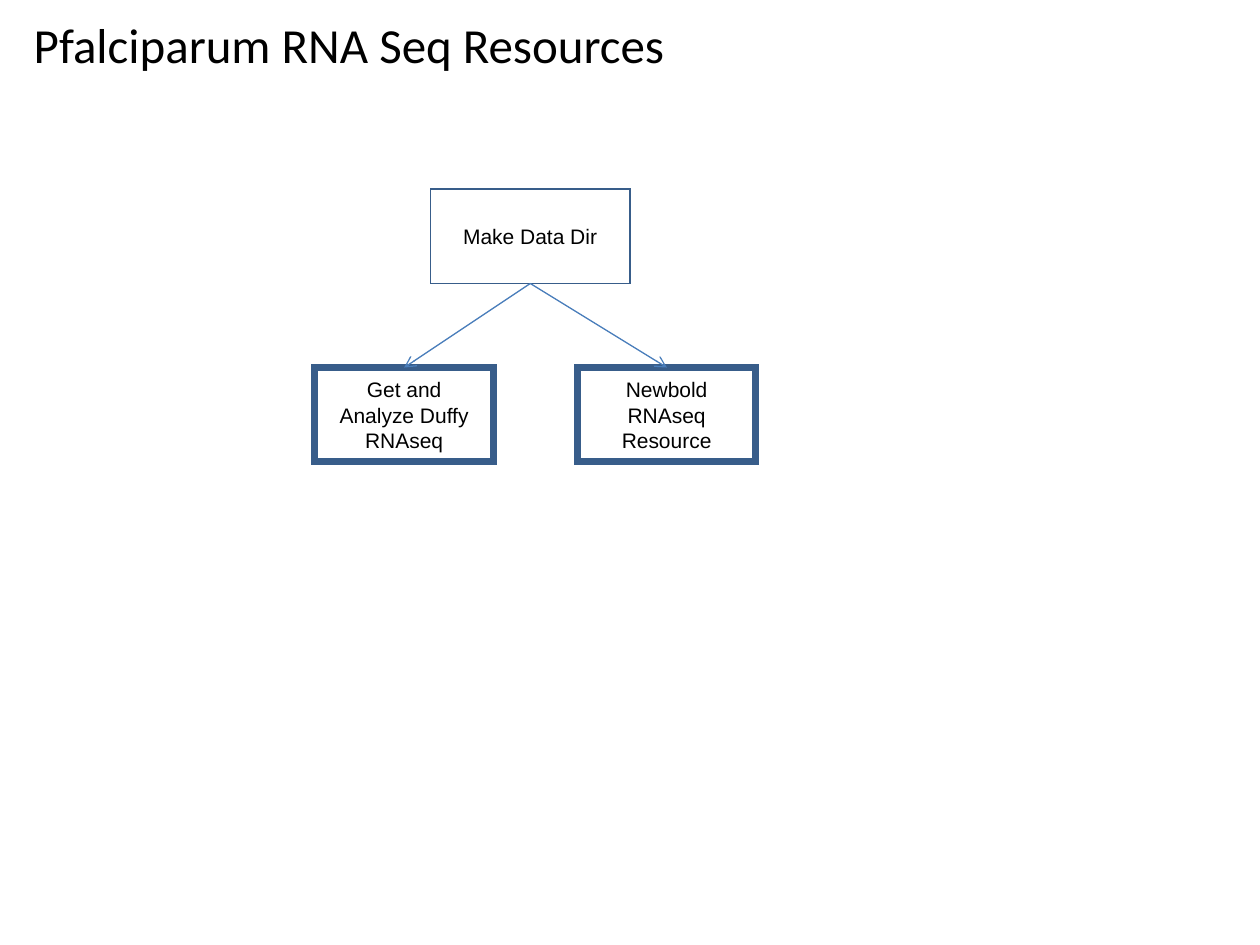
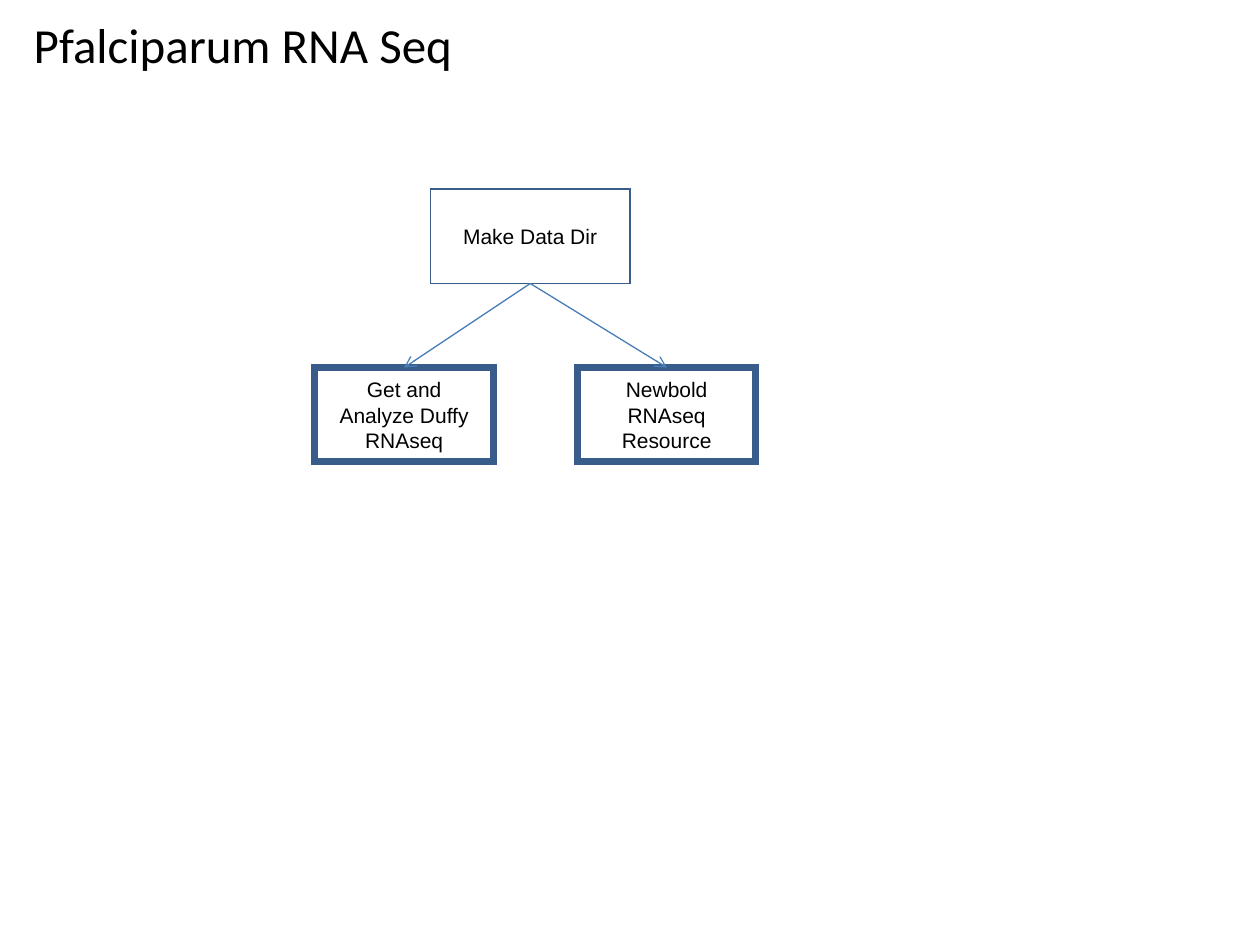
Before and after one commit to VEuPathDB/ApiCommonWorkflow, a slide deck: slide 17 of Main/doc/IntegratedWorkflow.ppt (slide 16 before the commit). Drawn at 1260x945 pixels with LibreOffice and Linux fonts; fonts in the diff are those of the drawing. Boxes give left, top, right and bottom in pixels: in the first picture for what was removed or moved away, otherwise in the second. Text is boxed around its words. In the diff, an @@ line names an element or a change of style, - is before the commit and + after.

```diff
--- a/Main/doc/IntegratedWorkflow.ppt
+++ b/Main/doc/IntegratedWorkflow.ppt
@@ title at bbox=[34, 29, 452, 71]: text changed @@
-Pfalciparum RNA Seq Resources
+Pfalciparum RNA Seq
```
Also in this commit, not shown: 3 other slides changed, 1 slide added.
